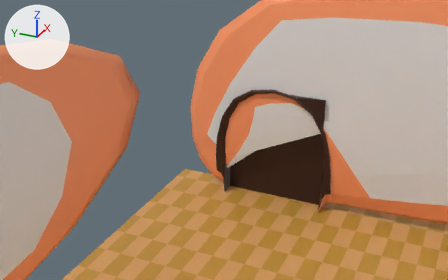
An edit to the Blender file Blender/origoVecerka.blend, drawn before and after from the same camera.
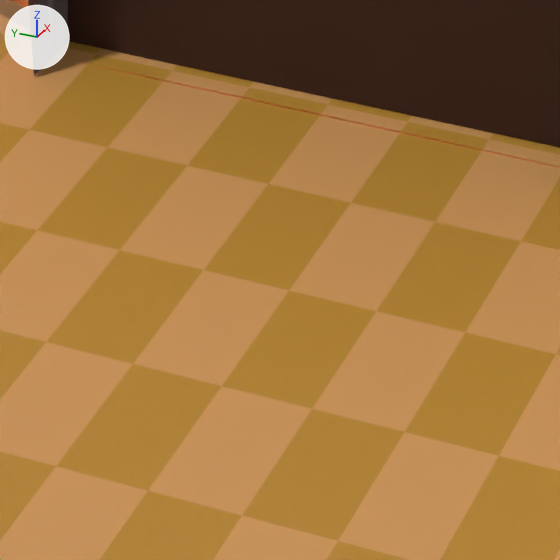
There are two pictures of each version: one from a 50 mm camera at (-17.0, -16.6, 126.0) aimed at (154.3, 60.5, 40.4), one close up on the part from 49% to 71% of the width and 64% to 99% of the height. The lights are fixed; the arrows at upper left show +X, +Y and +Z.

Script lines for the objects in view, before the commit:
```python
me_cube_001 = bpy.data.meshes.new('Cube.001')
me_cube_001.from_pydata(...)  # a box spanning x -1.0..1.0, y -1.0..1.0, z -1.0..1.0
me_cube_001.polygons.foreach_set('use_smooth', [True] * 6)
me_cube_001.materials.append(mat_aluminum)  # grey #848789
me_cylinder_001 = bpy.data.meshes.new('Cylinder.001')
me_cylinder_001.from_pydata(...)  # a 32-sided cylinder along z spanning x -1.0..1.0, y -1.0..1.0, z -1.0..1.0
me_cylinder_001.polygons.foreach_set('use_smooth', [True] * 34)
me_cylinder_001.materials.append(mat_aluminum)  # grey #848789
me_plane = bpy.data.meshes.new('Plane')
me_plane.from_pydata([(-1.0, -1.0, 0.0), (1.0, -1.0, 0.0), (-1.0, 1.0, 0.0), (1.0, 1.0, 0.0)], [], [(0, 1, 3, 2)])
me_plane.materials.append(mat_material_001)
ob_cube_001 = bpy.data.objects.new('Cube.001', me_cube_001)
ob_cube_001.location = (197.78, 39.14, 20.94)
ob_cube_001.scale = (0.415, 1.0, 4.53)
ob_cylinder_001 = bpy.data.objects.new('Cylinder.001', me_cylinder_001)
ob_cylinder_001.location = (199.96, 41.94, 20.97)
ob_cylinder_001.rotation_euler = (1.571, 0.0, 0.0)  # degrees (90, 0, 0)
ob_cylinder_001.scale = (0.647, 0.67, 3.45)
ob_plane = bpy.data.objects.new('Plane', me_plane)
ob_plane.location = (0.0, 0.0, 0.0)
ob_plane.scale = (200.0, 100.0, 1.0)
# also in view: 'Plane.004' at (194.2, 4.9, 45.6); 'Cube' at (195.7, 55.8, 23.8)
```
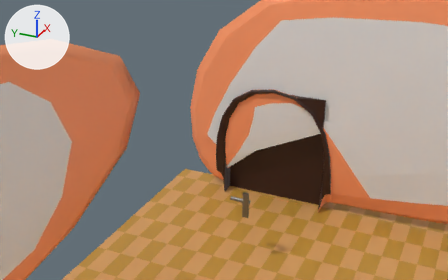
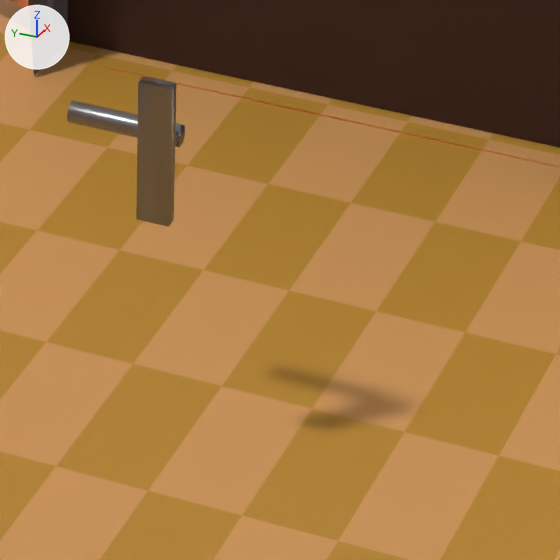
What the commit changed:
Object 'Cylinder.003' (ob_cylinder_003) is new; it shows a copy of the mesh of ob_cylinder_001.
Its location is (149.72, 52.38, 21.75).
Its rotation in degrees is (90, 0, 0).
Its scale is (0.647, 0.67, 3.45).
Object 'Cube.002' (ob_cube_002) is new; it shows a copy of the mesh of ob_cube_001.
Its location is (147.54, 49.58, 21.72).
Its scale is (0.415, 1.0, 4.53).
Object 'Cylinder.002' (ob_cylinder_002) is new; it shows a copy of the mesh of ob_cylinder_001.
Its location is (148.3, 49.53, 21.8).
Its rotation in degrees is (0, 90, 0).
Its scale is (0.627, 0.628, 1.0).

Where the change shows, as pixel boxes [x1, y1, x2, y2] in the close-ups (560 x 560 px):
'Cube.002', added
    after: [136, 76, 176, 227]
'Cylinder.003', added
    after: [67, 100, 185, 147]
'Cylinder.002', added
    after: [175, 132, 179, 145]
